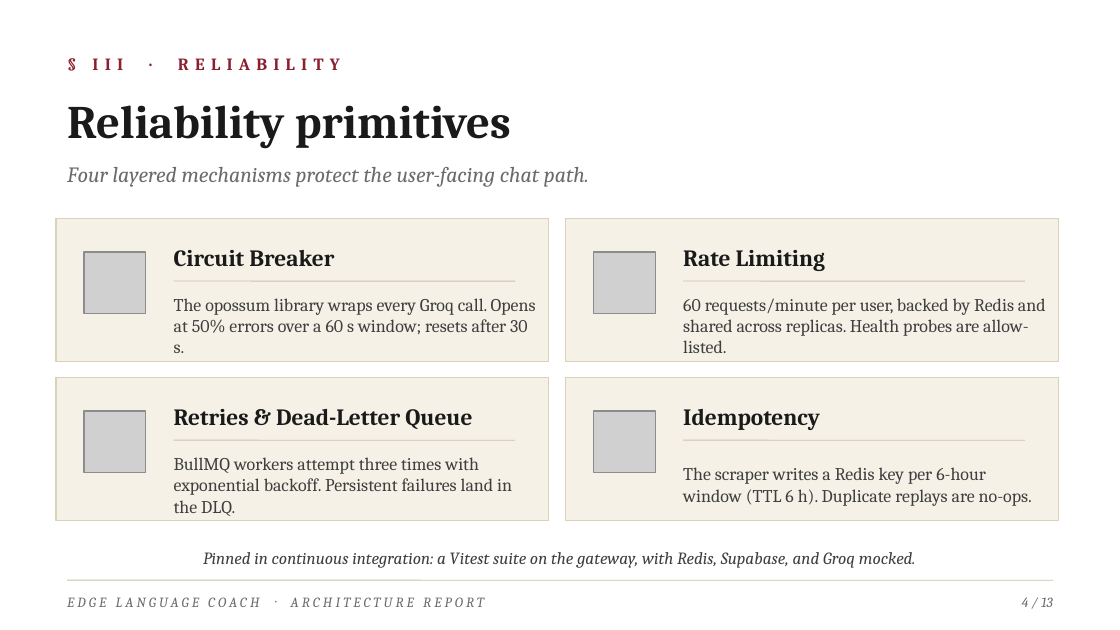
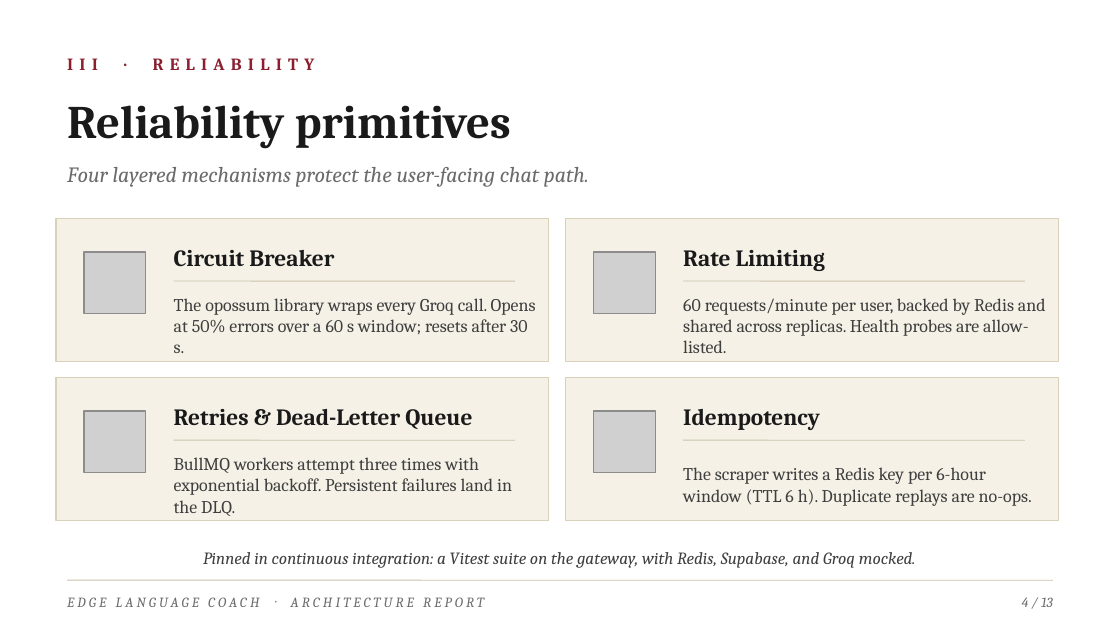
Before and after one commit to ibrahemaskar11/edge-language-coach, a slide deck: slide 4 of docs/edge-language-coach.pptx. Drawn at 1120x630 pixels with LibreOffice and Linux fonts; fonts in the diff are those of the drawing; grey boxes stand for pictures. Boxes give left, top, right and bottom in pixels: in the first picture for what was removed or moved away, otherwise in the second. Text is boxed around its words. In the diff, an @@ line names an element or a change of style, - is before the commit and + after.

```diff
--- a/docs/edge-language-coach.pptx
+++ b/docs/edge-language-coach.pptx
@@ text at (x1=67, y1=58, x2=315, y2=70): text changed @@
-§ III · RELIABILITY
+III · RELIABILITY
```
Also in this commit, not shown: 11 other slides changed.
